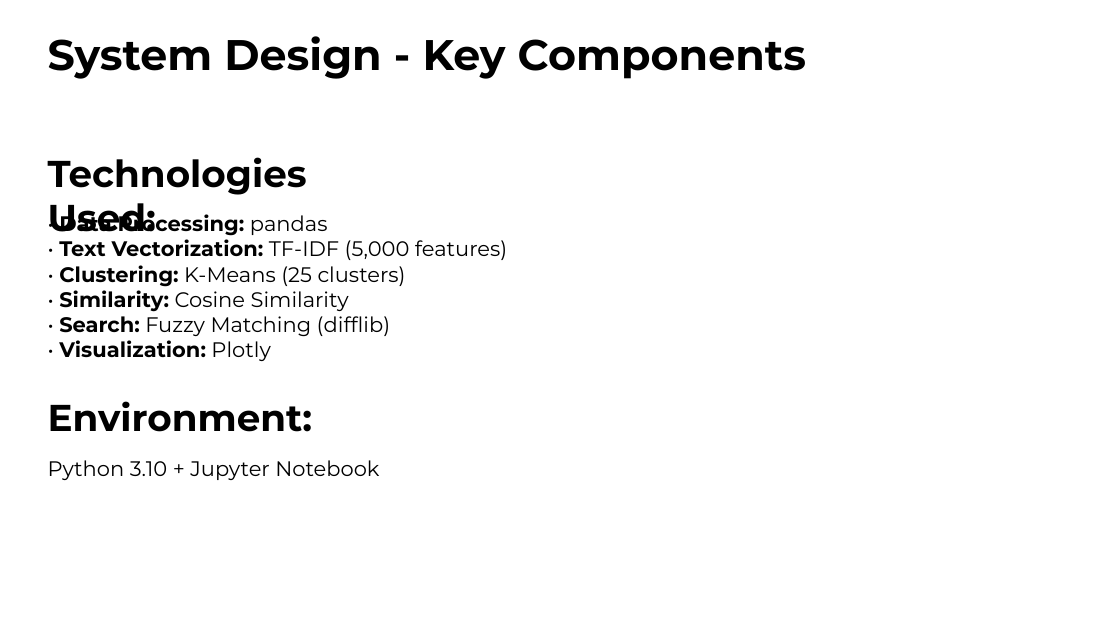
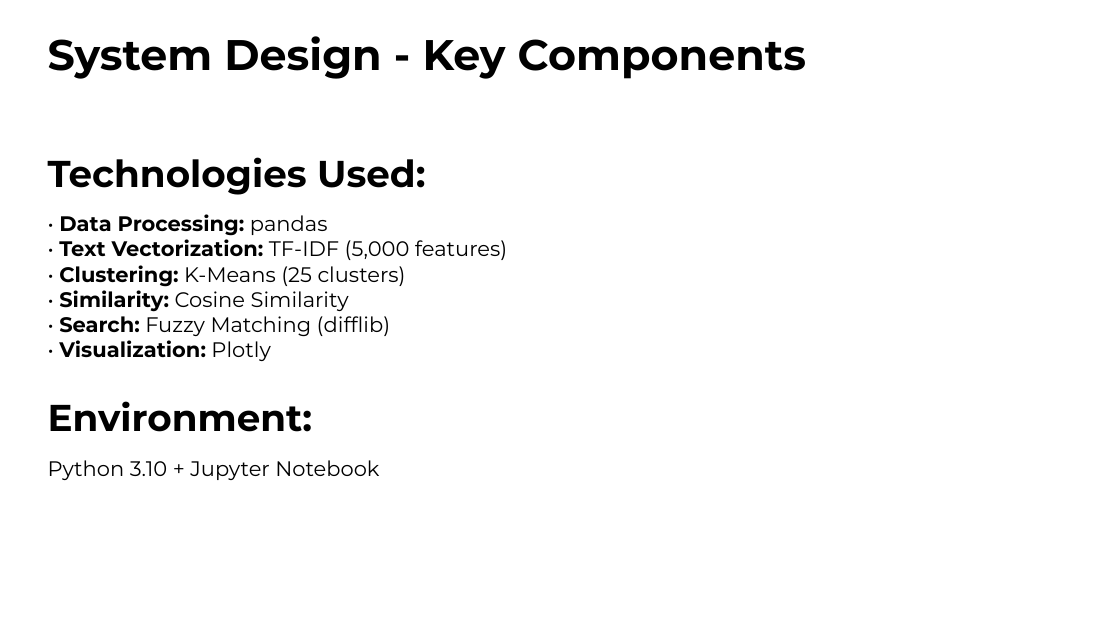
Before and after one commit to Selva-TS-cube/iitr, a slide deck: slide 4 of Movie Recommendation System.pptx. Drawn at 1120x630 pixels with LibreOffice and Linux fonts; fonts in the diff are those of the drawing. Boxes give left, top, right and bottom in pixels: in the first picture for what was removed or moved away, otherwise in the second. Text is boxed around its words. In the diff, an @@ line names an element or a change of style, - is before the commit and + after.

```diff
--- a/Movie Recommendation System.pptx
+++ b/Movie Recommendation System.pptx
@@ text "Technologies Used:" rewrapped from (48, 157, 307, 232) to (48, 157, 425, 195) @@
```
Also in this commit, not shown: 6 other slides changed, 1 other file.
